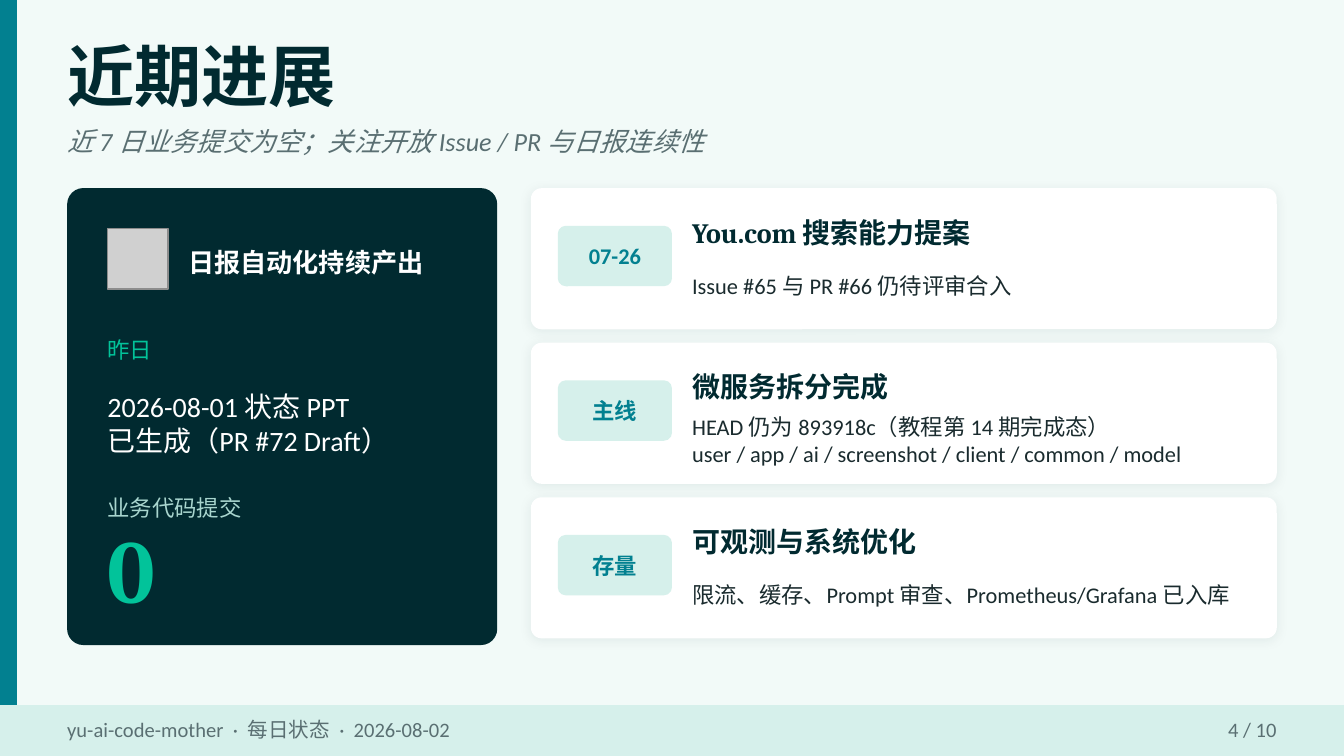
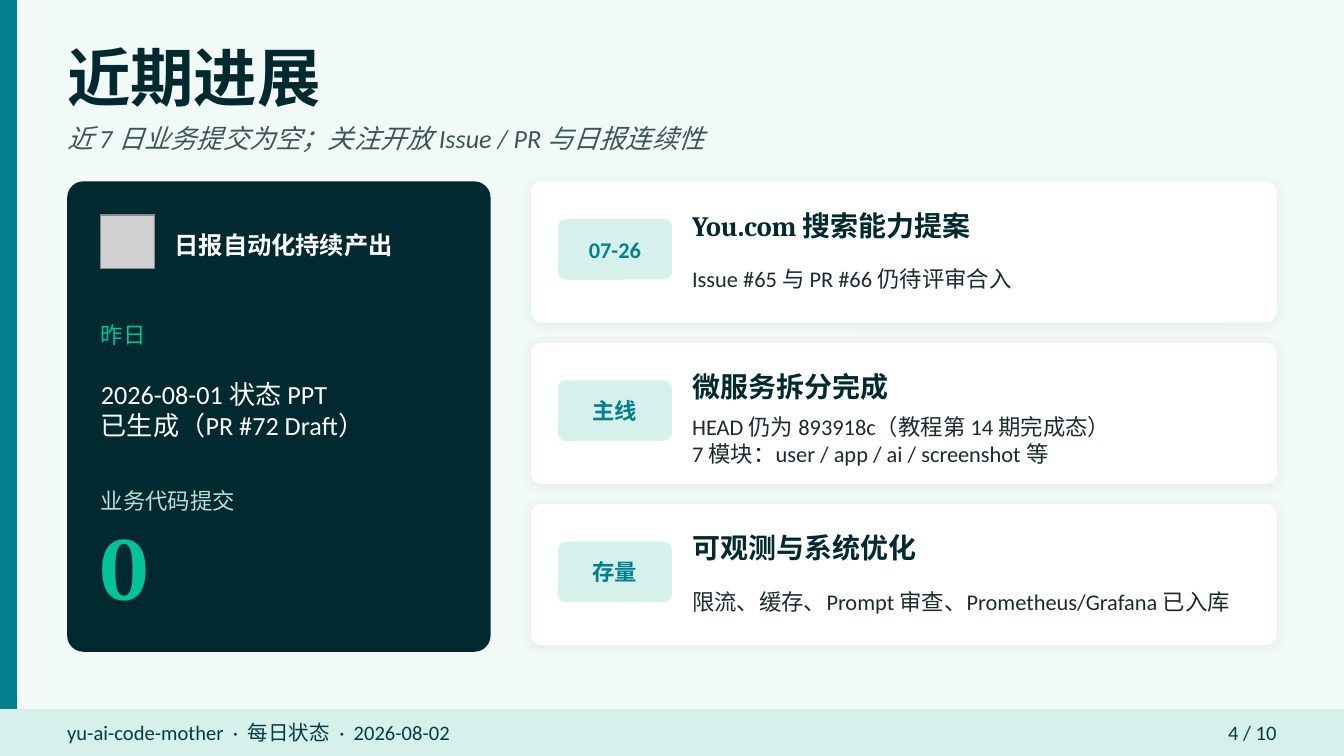
Before and after one commit to liyupi/yu-ai-code-mother, a slide deck: slide 4 of docs/reports/project-status-2026-08-02.pptx. Drawn at 1344x756 pixels with LibreOffice and Linux fonts; fonts in the diff are those of the drawing; grey boxes stand for pictures. Boxes give left, top, right and bottom in pixels: in the first picture for what was removed or moved away, otherwise in the second. Text is boxed around its words. In the diff, an @@ line names an element or a change of style, - is before the commit and + after.

```diff
--- a/docs/reports/project-status-2026-08-02.pptx
+++ b/docs/reports/project-status-2026-08-02.pptx
@@ text "近期进展" at (x1=67, y1=47, x2=321, y2=107): size 36 to 34 pt @@
@@ text "近 7 日业务提交为空；关注开放 Issue / ..." at (x1=67, y1=126, x2=704, y2=152): text colour #5A6F72 to #3D5558 @@
@@ rounded rectangle resized from (x1=67, y1=188, x2=497, y2=645) to (x1=67, y1=181, x2=491, y2=652) @@
@@ rounded rectangle at (x1=67, y1=181, x2=491, y2=652): proportions changed @@
@@ picture resized from (x1=108, y1=228, x2=168, y2=289) to (x1=101, y1=215, x2=155, y2=269) @@
@@ text "日报自动化持续产出" moved from (x1=188, y1=249, x2=424, y2=275) to (x1=175, y1=233, x2=393, y2=257) @@
@@ text "日报自动化持续产出" at (x1=175, y1=233, x2=393, y2=257): size 14 to 13 pt @@
@@ 3 texts, 2 rounded rectangles moved together from (x1=531, y1=188, x2=1277, y2=329) to (x1=531, y1=181, x2=1277, y2=323) @@
@@ text "昨日" moved from (x1=107, y1=339, x2=152, y2=360) to (x1=101, y1=324, x2=146, y2=345) @@
@@ text "2026-08-01 状态 PPT" moved from (x1=107, y1=393, x2=389, y2=454) to (x1=101, y1=382, x2=365, y2=438) @@
@@ text "2026-08-01 状态 PPT" at (x1=101, y1=382, x2=365, y2=438): size 15 to 14 pt @@
@@ text at (x1=692, y1=443, x2=1048, y2=466): text changed @@
-user / app / ai / screenshot / client / common / model
+7 模块：user / app / ai / screenshot 等
@@ text "业务代码提交" moved from (x1=107, y1=497, x2=241, y2=518) to (x1=101, y1=490, x2=235, y2=511) @@
@@ text "业务代码提交" at (x1=101, y1=490, x2=235, y2=511): text colour #A8D5CE to #B8E0D8 @@
@@ text "0" moved from (x1=107, y1=542, x2=155, y2=604) to (x1=101, y1=539, x2=149, y2=601) @@
@@ 3 texts, 2 rounded rectangles moved together from (x1=531, y1=497, x2=1277, y2=638) to (x1=531, y1=504, x2=1277, y2=645) @@
@@ rectangle resized from (x1=0, y1=706, x2=1344, y2=756) to (x1=0, y1=710, x2=1344, y2=755) @@
@@ text "yu-ai-code-mother · 每日状态 · 2026-08-02" at (x1=67, y1=722, x2=450, y2=744): text colour #5A6F72 to #023C42 @@
@@ text "4 / 10" at (x1=1228, y1=726, x2=1277, y2=740): text colour #5A6F72 to #023C42 @@
```
Also in this commit, not shown: 9 other slides changed.
